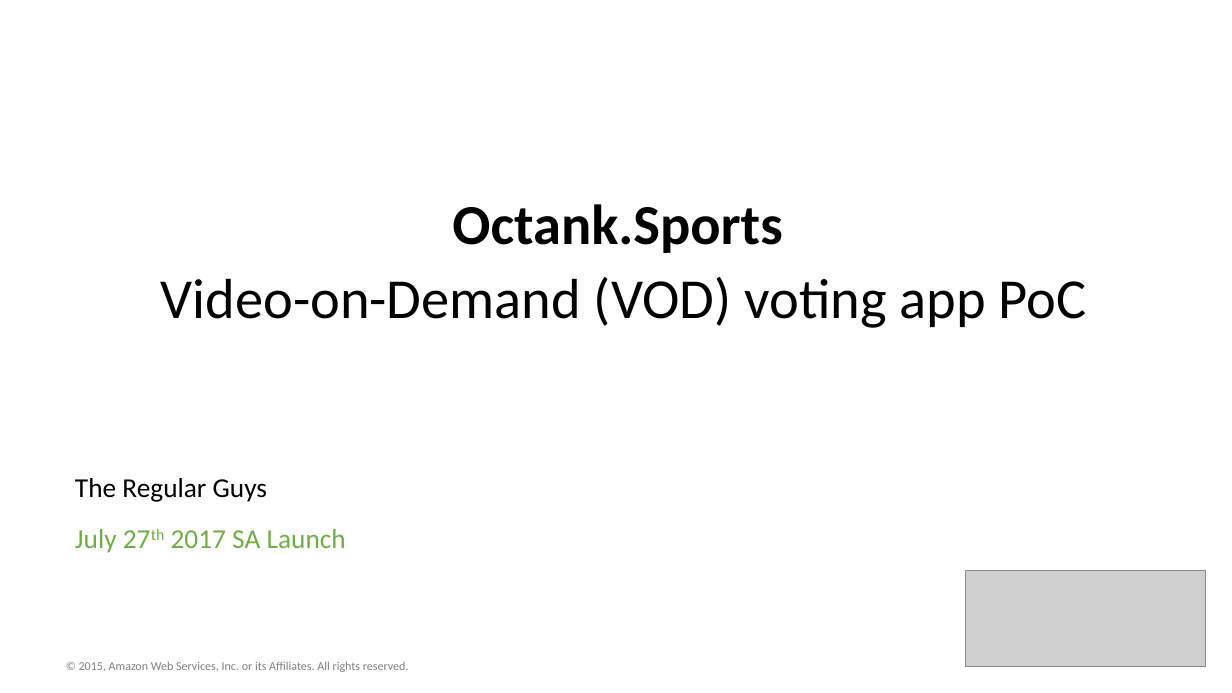
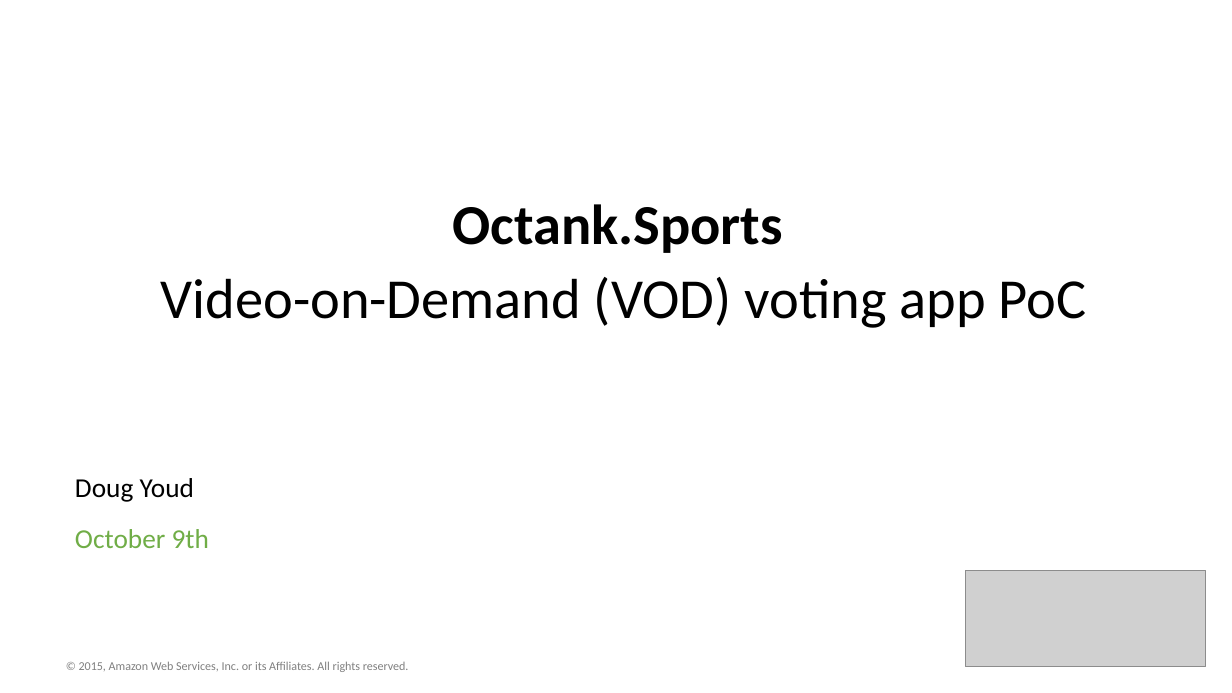
Before and after one commit to cnidus/acme-voting, a slide deck: slide 1 of ACME-voting_diagrams_white.pptx. Drawn at 1232x693 pixels with LibreOffice and Linux fonts; fonts in the diff are those of the drawing; grey boxes stand for pictures. Boxes give left, top, right and bottom in pixels: in the first picture for what was removed or moved away, otherwise in the second. Text is boxed around its words. In the diff, an @@ line names an element or a change of style, - is before the commit and + after.

```diff
--- a/ACME-voting_diagrams_white.pptx
+++ b/ACME-voting_diagrams_white.pptx
@@ text at [75,478,194,502]: text changed @@
-The Regular Guys
+Doug Youd
@@ text at [75,529,209,548]: text changed @@
-July 27th 2017 SA Launch
+October 9th
```
Also in this commit, not shown: 1 other slide changed, 1 slide removed, 9 other files.
